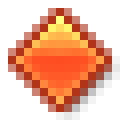
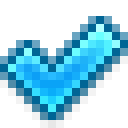
Layers edited between the first and the second 128px x 128px image:
showed group "blue" (61 layers) over [8, 16, 120, 120]
added group "ok" (1st of 7, in "blue") with 2 layers in group "blue" over [8, 24, 120, 112]
added layer "ok rastr" (1st of 2, in "blue" › "ok") in group "ok" over [8, 24, 120, 112]
added layer "ok" (2nd of 7, in "blue" › "ok") in group "ok" over [8, 24, 120, 112]
hid group "red" (46 layers) over [8, 16, 120, 120]
hid group "romb" (5th of 5, in "red") (3 layers) over [16, 16, 104, 104]
